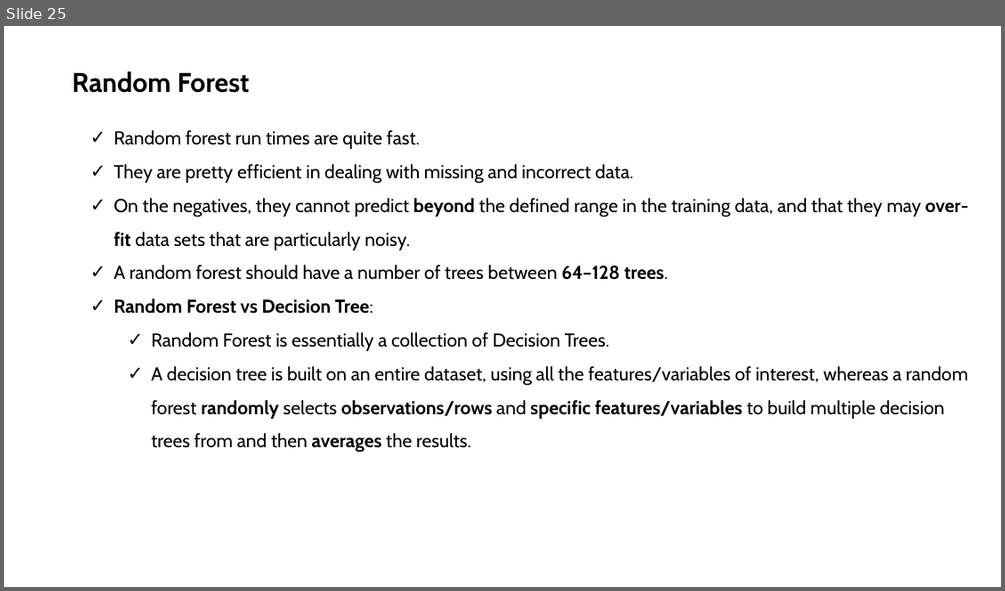
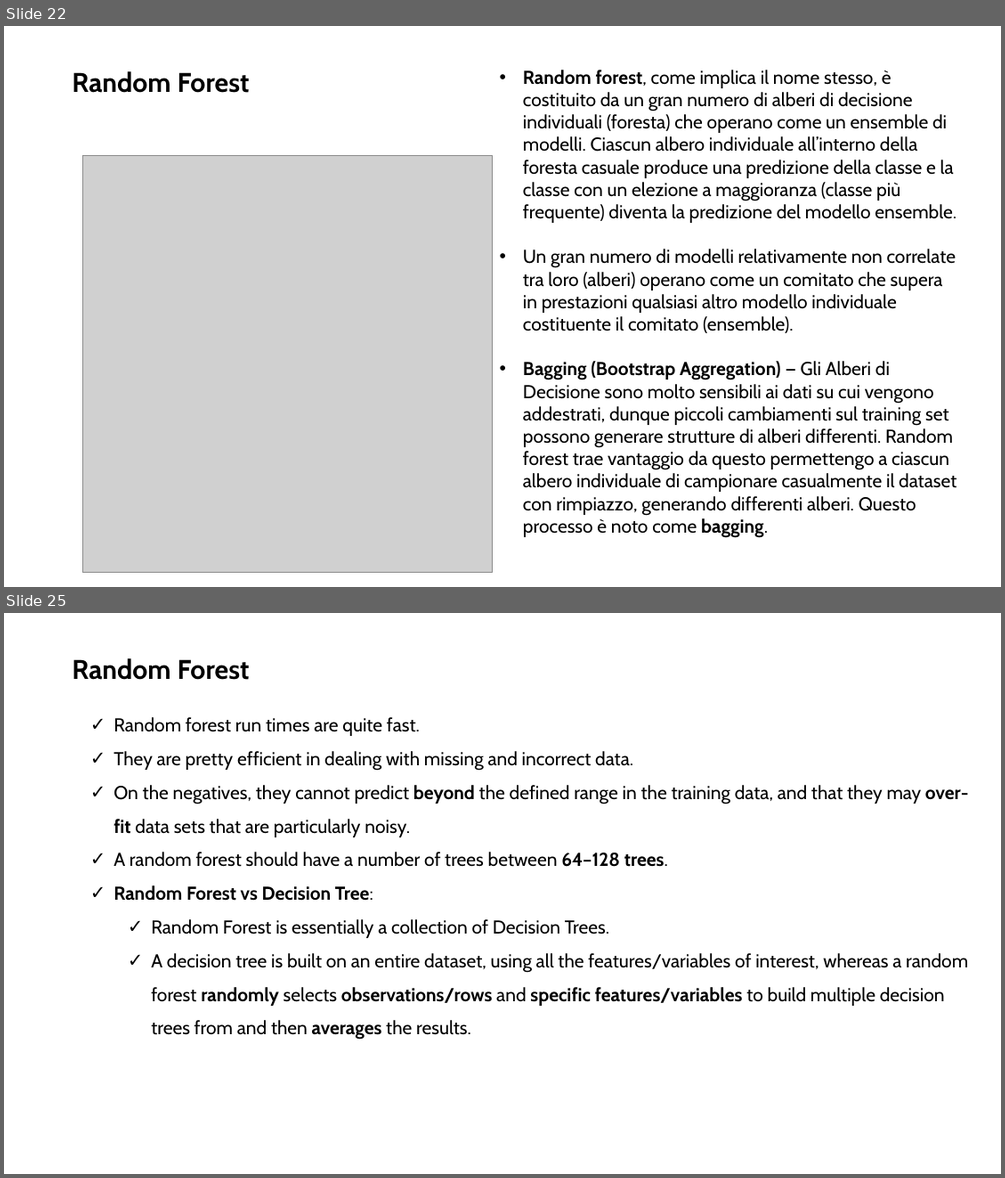
Before and after one commit to neural1977/data_science_interview_material, a slide deck: Machine_Learning/Machine Learning Alberi di Decisione e Random Forest_ita.pptx. Shown one above the other, each under a label of ours: slide 25 before the commit, slides 22 and 25 after it; the slides between them are not shown. The pictures are 1005x591 and 1005x1178 pixels, drawn with LibreOffice and Linux fonts; fonts in the diff are those of the drawing; grey boxes stand for pictures. Boxes give left, top, right and bottom in pixels: in the first picture for what was removed or moved away, otherwise in the second. Text is boxed around its words. In the diff, an @@ line names an element or a change of style, - is before the commit and + after.

```diff
--- a/Machine_Learning/Machine Learning Alberi di Decisione e Random Forest_ita.pptx
+++ b/Machine_Learning/Machine Learning Alberi di Decisione e Random Forest_ita.pptx
@@ slide 22 added at [4,26,1001,587], background #FFFFFF @@
@@ text added at [72,71,250,93], 26 pt, text #000000, bold @@
+Random Forest
@@ text added at [523,70,956,538], 18 pt, text #000000 @@
+• Random forest, come implica il nome stesso, è costituito da un gran numero di alberi di decisione individuali (foresta) che operano come un ensemble di modelli. Ciascun albero individuale all’interno della foresta casuale produce una predizione della classe e la classe con un elezione a maggioranza (classe più frequente) diventa la predizione del modello ensemble.
+• Un gran numero di modelli relativamente non correlate tra loro (alberi) operano come un comitato che supera in prestazioni qualsiasi altro modello individuale costituente il comitato (ensemble).
+• Bagging (Bootstrap Aggregation) — Gli Alberi di Decisione sono molto sensibili ai dati su cui vengono addestrati, dunque piccoli cambiamenti sul training set possono generare strutture di alberi differenti. Random forest trae vantaggio da questo permettengo a ciascun albero individuale di campionare casualmente il dataset con rimpiazzo, generando differenti alberi. Questo processo è noto come bagging.
@@ picture added at [82,155,493,572] @@
```
Also in this commit, not shown: 4 slides changed, 6 other slides added, 7 slides removed.
